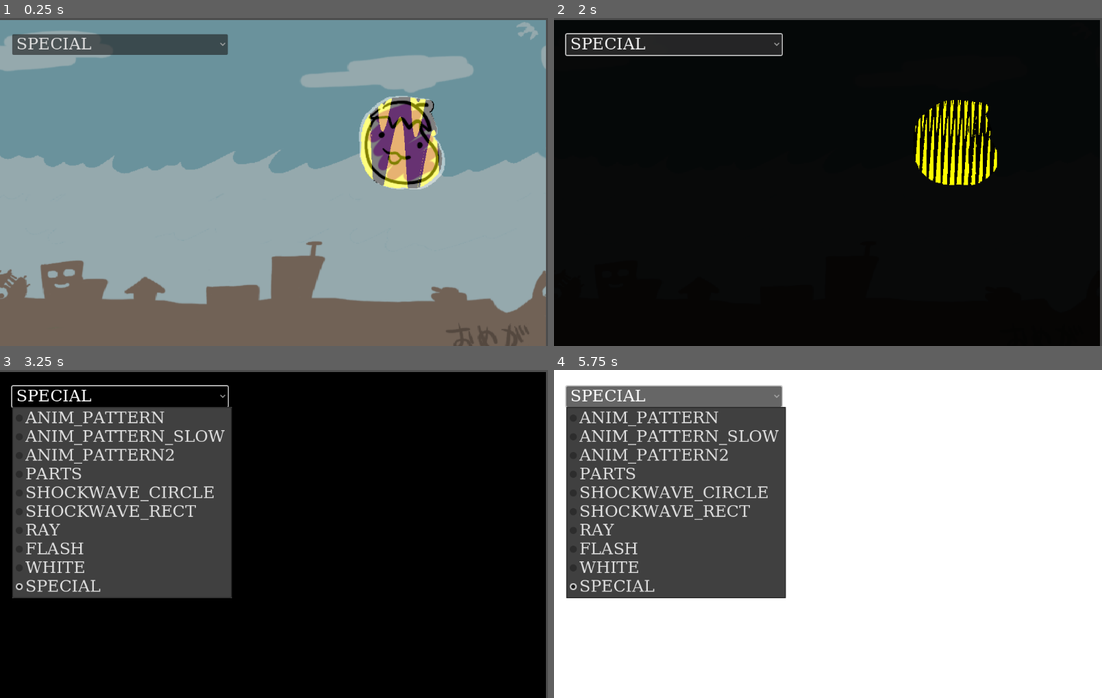
Above: before the commit, frames 1-4 (two rows, left to right).
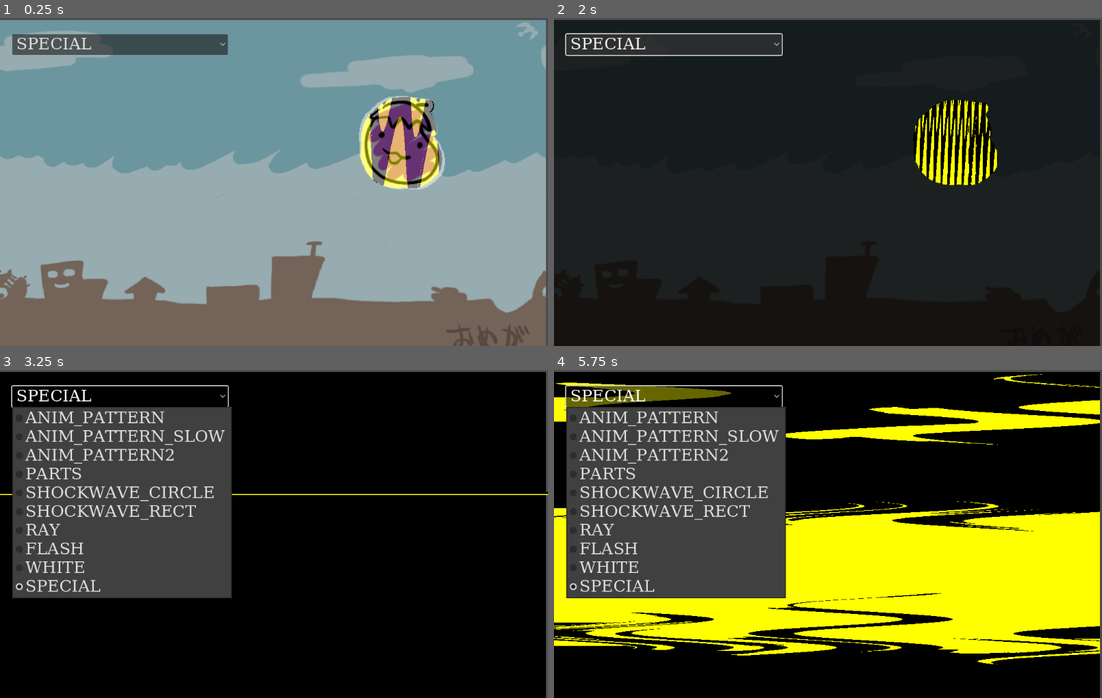
Above: after the commit, the same moments.

Repository: syun77/gd_bosseffect
Game: Godot game, scene res://Main.tscn
Two runs of this game, one before a commit and one after it. Both use one fixed random seed, a clock stepped at 60 frames per second and the inputs below.
Inputs:
- Up to frame 1 (0.25 s): no input
- Up to frame 2 (2 s): click "SPECIAL" at 0.5 s; click "SPECIAL" at 1.25 s
- Up to frame 3 (3.25 s): click "SPECIAL" at 2 s
- Up to frame 4 (5.75 s): no input

The runs differ from the first frame. In frame 3, 0.3% of the frame differs, in the area x 0-100%, y 37-39%; in frame 4, 76%, in the area x 0-100%, y 0-100%.

Commit message:
調整

Diff:
--- a/gd_bosseffect/Main.gd
+++ b/gd_bosseffect/Main.gd
@@ -141,7 +141,7 @@
 				# 2値化とラスター処理を終了.
 				mat.set_shader_parameter("is_binarization", false)
 				var rate2 = 1.0 - (rate - 0.9) / 0.1
-				mat.set_shader_parameter("time", 100*Ease.cube_in(rate2))
+				mat.set_shader_parameter("time", 100*Ease.expo_in(rate2))
 				_bg.visible = true
 				_bg_color.visible = true
 				_bg_color.color.a = rate2
--- a/gd_bosseffect/src/Enemy.gd
+++ b/gd_bosseffect/src/Enemy.gd
@@ -371,7 +371,7 @@
 
 ## 特殊.
 func _init_SPECIAL() -> void:
-	_max_timer = 7.0
+	_max_timer = 8.0
 	Common.change_bg(Common.eBg.RASTER, _max_timer)
 func _move_SPECIAL(delta:float) -> void:
 	if _timer < 0.5:
